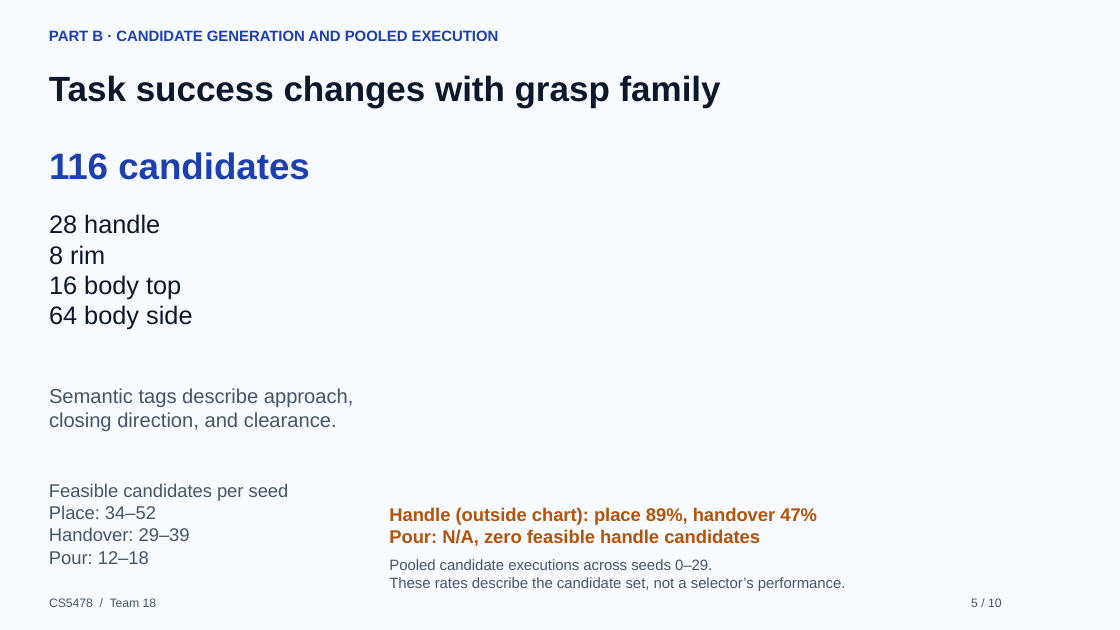
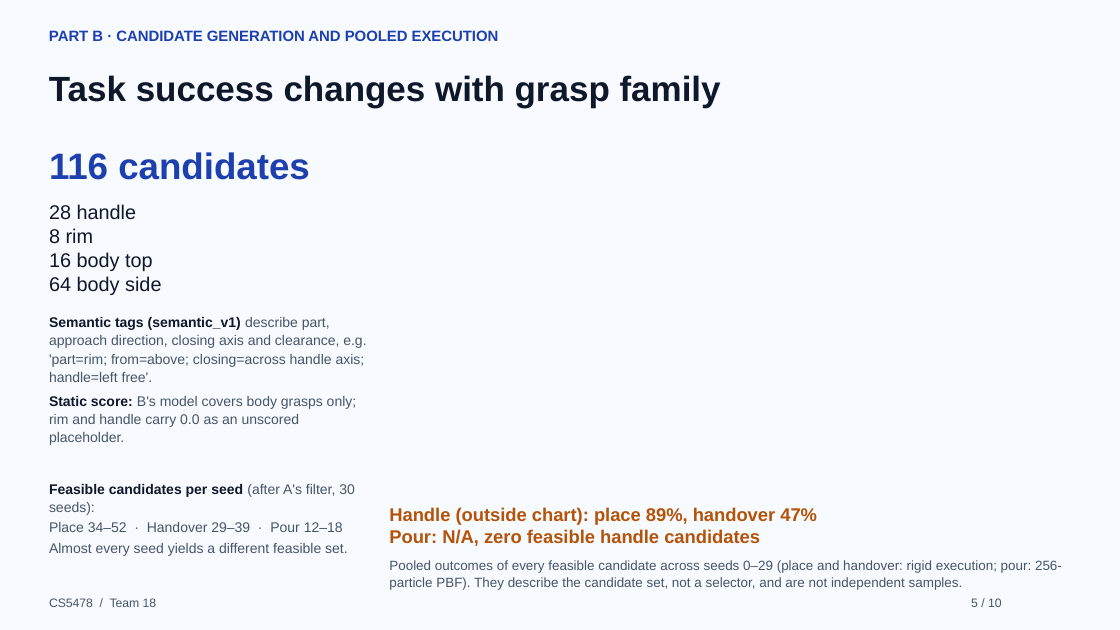
Before and after one commit to Xl440102/cs5478-task-aware-grasp-selection, a slide deck: slide 5 of presentation/CS5478_Task_Aware_Grasp_Selection_Presentation_v2.pptx. Drawn at 1120x630 pixels with LibreOffice and Linux fonts; fonts in the diff are those of the drawing. Boxes give left, top, right and bottom in pixels: in the first picture for what was removed or moved away, otherwise in the second. Text is boxed around its words. In the diff, an @@ line names an element or a change of style, - is before the commit and + after.

```diff
--- a/presentation/CS5478_Task_Aware_Grasp_Selection_Presentation_v2.pptx
+++ b/presentation/CS5478_Task_Aware_Grasp_Selection_Presentation_v2.pptx
@@ text "28 handle": place and size @@
-text "28 handle" at box(49, 214, 192, 330)
+text "28 handle" at box(49, 204, 161, 295)
@@ text "28 handle" at box(49, 204, 161, 295): size 21.8 to 17 pt @@
@@ text at box(49, 317, 366, 445): text changed; size 17.2 to 12 pt @@
-Semantic tags describe approach,
-closing direction, and clearance.
+Semantic tags (semantic_v1) describe part, approach direction, closing axis and clearance, e.g. 'part=rim; from=above; closing=across handle axis; handle=left free'.
+Static score: B's model covers body grasps only; rim and handle carry 0.0 as an unscored placeholder.
@@ text at box(49, 484, 355, 556): text changed; size 15.8 to 12 pt @@
-Feasible candidates per seed
-Place: 34–52
-Handover: 29–39
-Pour: 12–18
+Feasible candidates per seed (after A's filter, 30 seeds):
+Place 34–52 · Handover 29–39 · Pour 12–18
+Almost every seed yields a different feasible set.
@@ text at box(389, 560, 1062, 590): text changed; size 12.8 to 11.5 pt @@
-Pooled candidate executions across seeds 0–29.
-These rates describe the candidate set, not a selector’s performance.
+Pooled outcomes of every feasible candidate across seeds 0–29 (place and handover: rigid execution; pour: 256-particle PBF). They describe the candidate set, not a selector, and are not independent samples.
```
Also in this commit, not shown: 8 other slides changed, 1 other file.
